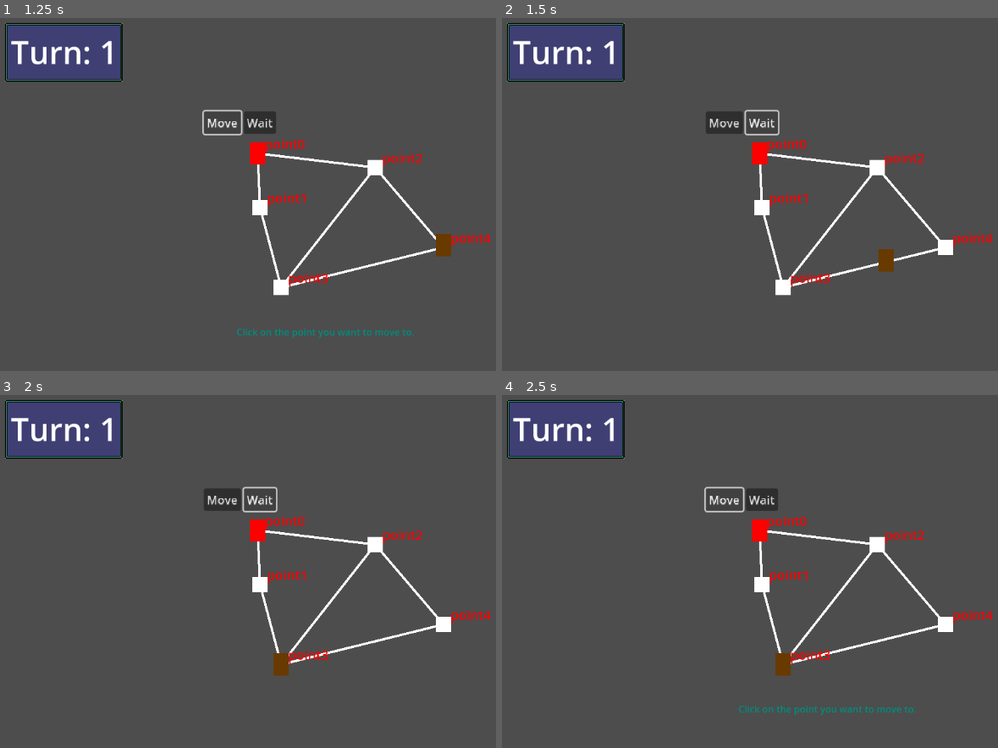
Above: before the commit, frames 1-4 (two rows, left to right).
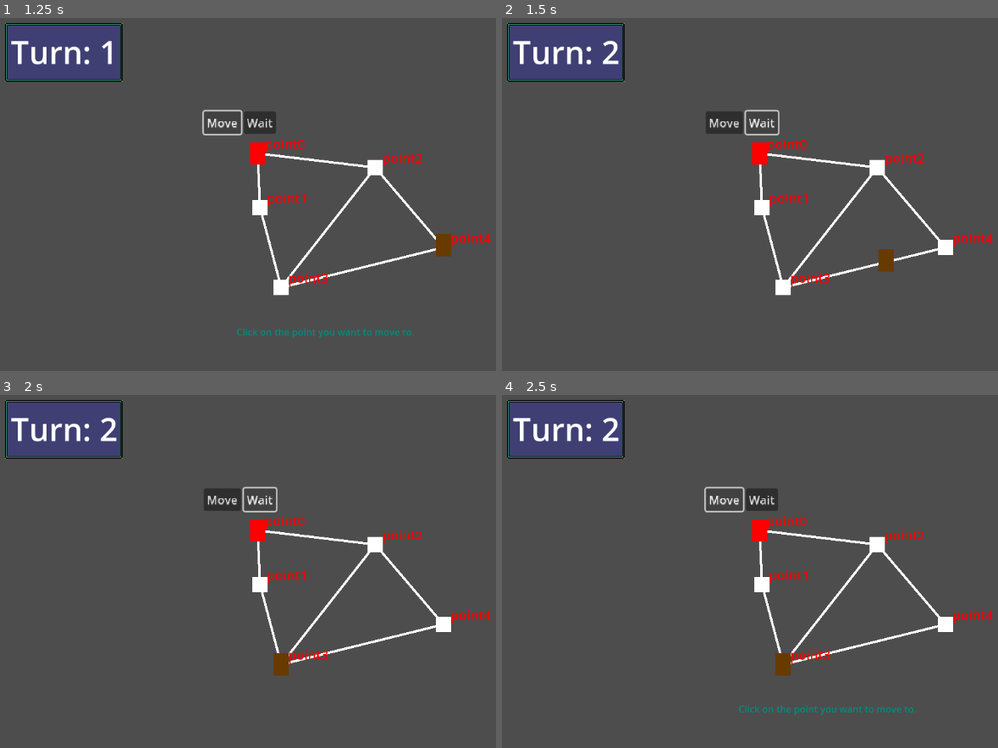
Above: after the commit, the same moments.

Repository: GreyedOutName/ChronoPunk-ForDevConManila
Game: Godot game, scene res://Scenes/main_scene.tscn
Same seed, same stepped clock (60 frames per second), same inputs: the game is played once before the commit and once after it.
Inputs:
- Up to frame 1 (1.25 s): click "Move" at 0.5 s
- Up to frame 2 (1.5 s): click "Wait" at 1.25 s
- Up to frame 3 (2 s): no input
- Up to frame 4 (2.5 s): click "Move" at 2 s

Frame 1 is identical in both runs. In frame 2, 0.1% of the frame differs, in the area x 20-24%, y 6-14%; in frame 3, 0.1%; in frame 4, 0.1%.

Commit message:
fixed talk button bug

Diff:
--- a/Scripts/Autoloaded Scripts/turn_controller.gd
+++ b/Scripts/Autoloaded Scripts/turn_controller.gd
@@ -1,3 +1,9 @@
 extends Node2D
 
 var turn_number = 1;
+
+func _ready():
+	GlobalSignals.new_turn.connect(_new_turn)
+
+func _new_turn():
+	TurnController.turn_number += 1
--- a/Scripts/player.gd
+++ b/Scripts/player.gd
@@ -34,7 +34,6 @@
 	if next_point!=current_point:
 		var path = Astar.get_point_path(current_point,next_point)
 		target_position = path[1]
-		TurnController.turn_number += 1
 		GlobalSignals.new_turn.emit()
 		allowMove = !allowMove
 
@@ -65,6 +64,13 @@
 		dialogueLabel = whatsInThisNode.npc_name;
 		TalkButton.visible = true
 
+func _on_area_2d_area_exited(area):
+	var whatsInThisNode = area.get_parent()
+	if whatsInThisNode.is_in_group("npc"):
+		dialogueText = whatsInThisNode.dialogue;
+		dialogueLabel = whatsInThisNode.npc_name;
+		TalkButton.visible = false # Replace with function body.
+
 func _on_talk_button_button_down():
 	GlobalSignals.open_dialogue.emit(dialogueText,dialogueLabel)
 
@@ -76,4 +82,4 @@
 	GlobalSignals.new_turn.emit()
 
 func _new_turn():
-	TalkButton.visible = false
+	pass
--- a/objects/player.tscn
+++ b/objects/player.tscn
@@ -81,6 +81,7 @@
 text = "Talk"
 
 [connection signal="area_entered" from="Area2D" to="." method="_on_area_2d_area_entered"]
+[connection signal="area_exited" from="Area2D" to="." method="_on_area_2d_area_exited"]
 [connection signal="button_down" from="Control/MarginContainer/VBoxContainer/HBoxContainer/MoveButton" to="." method="_on_move_button_button_down"]
 [connection signal="button_down" from="Control/MarginContainer/VBoxContainer/HBoxContainer/WaitButton" to="." method="_on_wait_button_button_down"]
 [connection signal="button_down" from="Control/MarginContainer/VBoxContainer/HBoxContainer/TalkButton" to="." method="_on_talk_button_button_down"]
